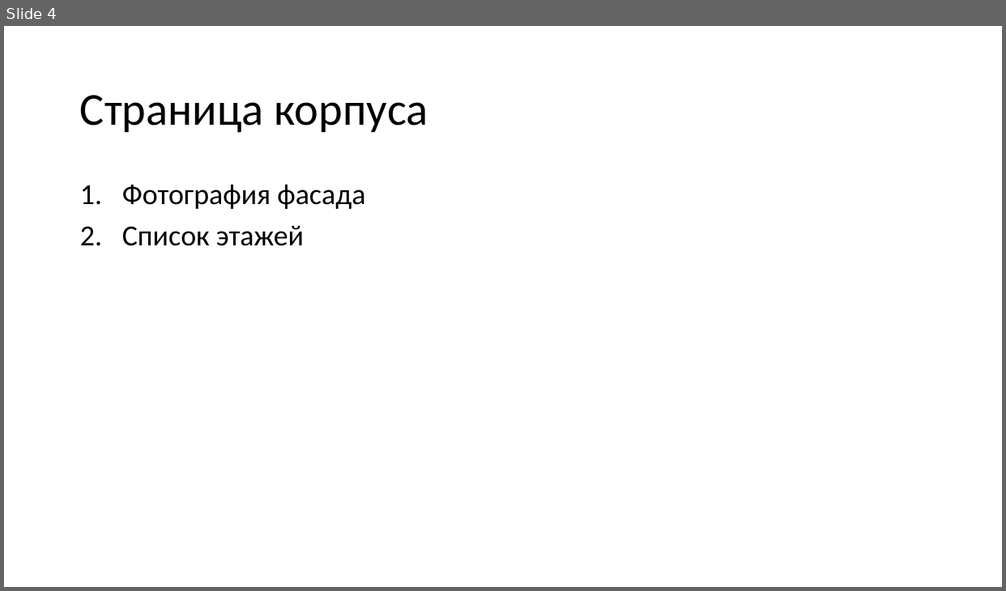
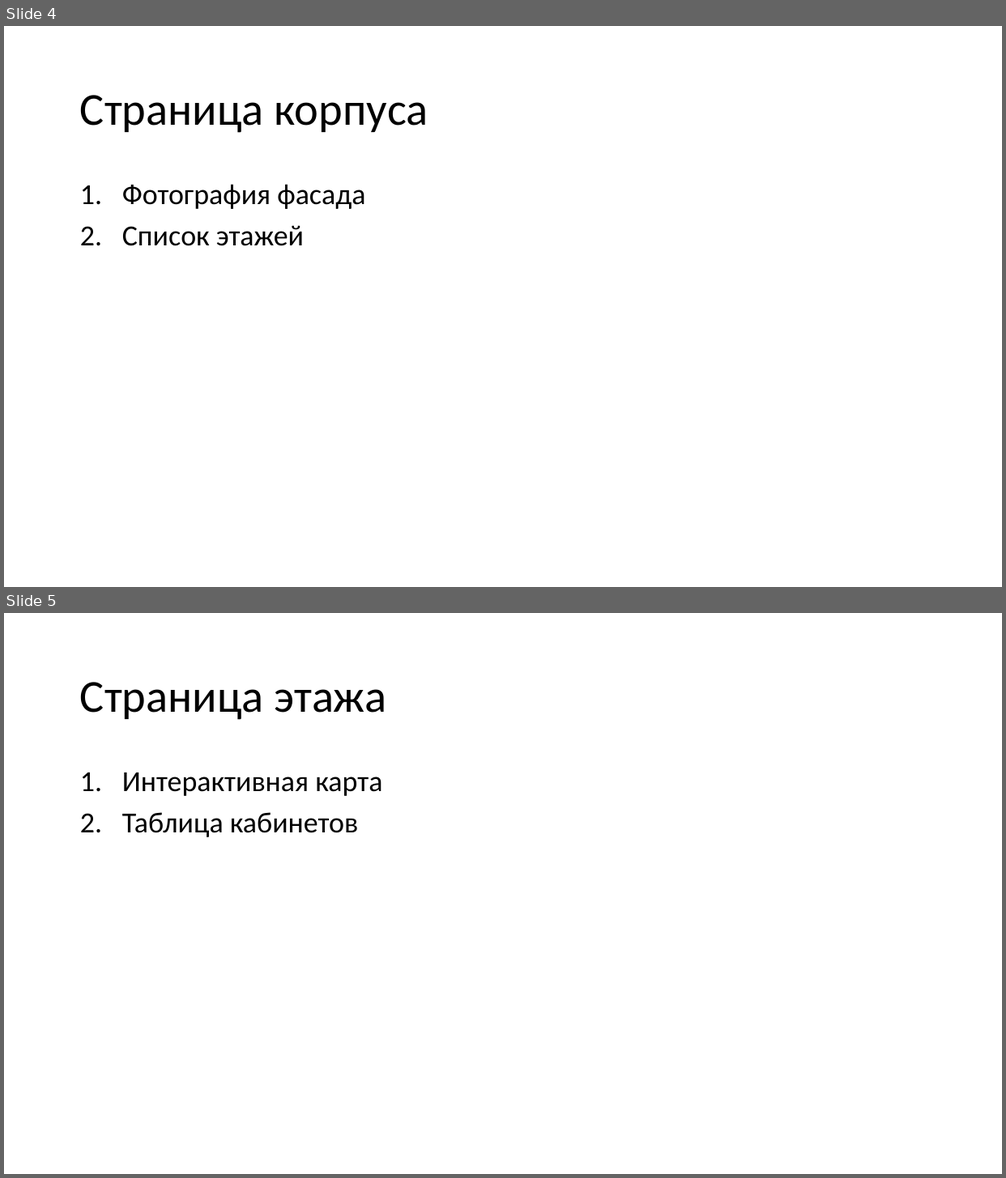
Before and after one commit to telephonist95/webapp, a slide deck: през.pptx. Shown one above the other, each under a label of ours: slide 4 before the commit, slides 4 and 5 after it. The pictures are 1006x591 and 1006x1178 pixels, drawn with LibreOffice and Linux fonts; fonts in the diff are those of the drawing. Boxes give left, top, right and bottom in pixels: in the first picture for what was removed or moved away, otherwise in the second. Text is boxed around its words. In the diff, an @@ line names an element or a change of style, - is before the commit and + after.

```diff
--- a/през.pptx
+++ b/през.pptx
@@ slide 5 added at (4, 613, 1002, 1174), background #FFFFFF @@
@@ title added at (80, 682, 387, 720), 44 pt, text #000000 @@
+Страница этажа
@@ text added at (122, 773, 382, 837), 28 pt, text #000000 @@
+1. Интерактивная карта
+2. Таблица кабинетов
```
Also in this commit, not shown: 1 slide changed, 1 other slide added.
